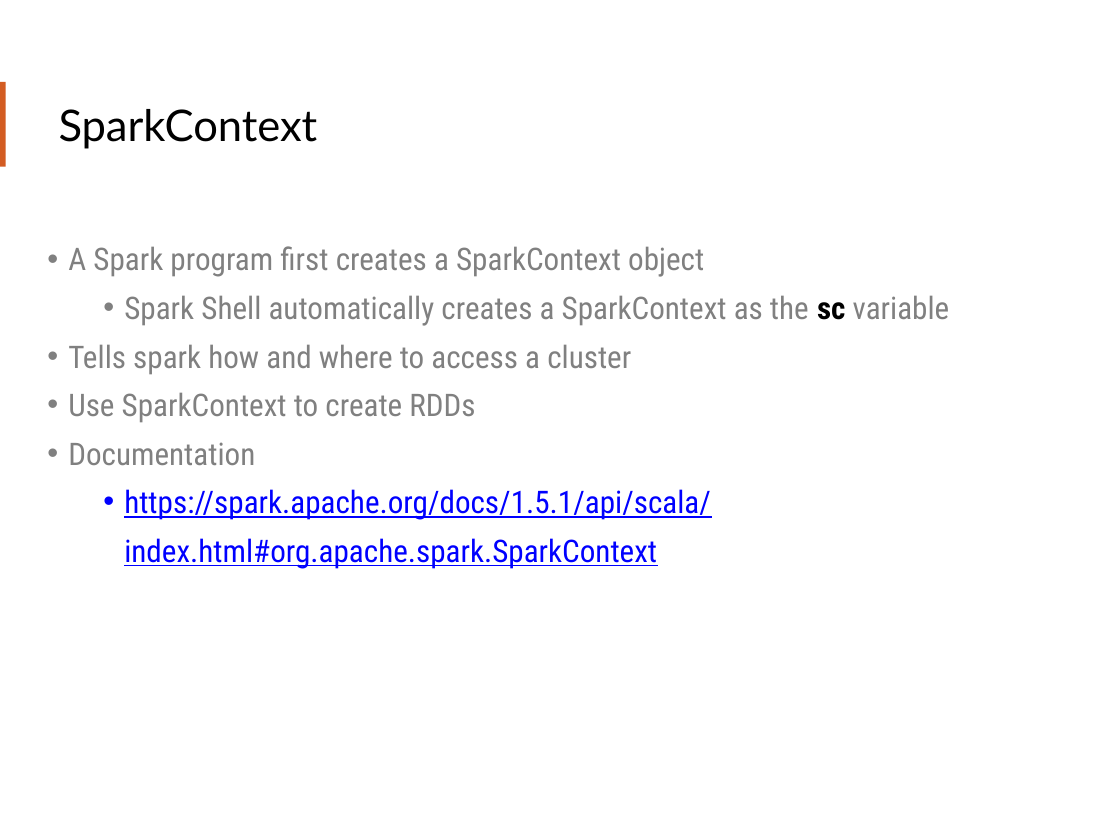
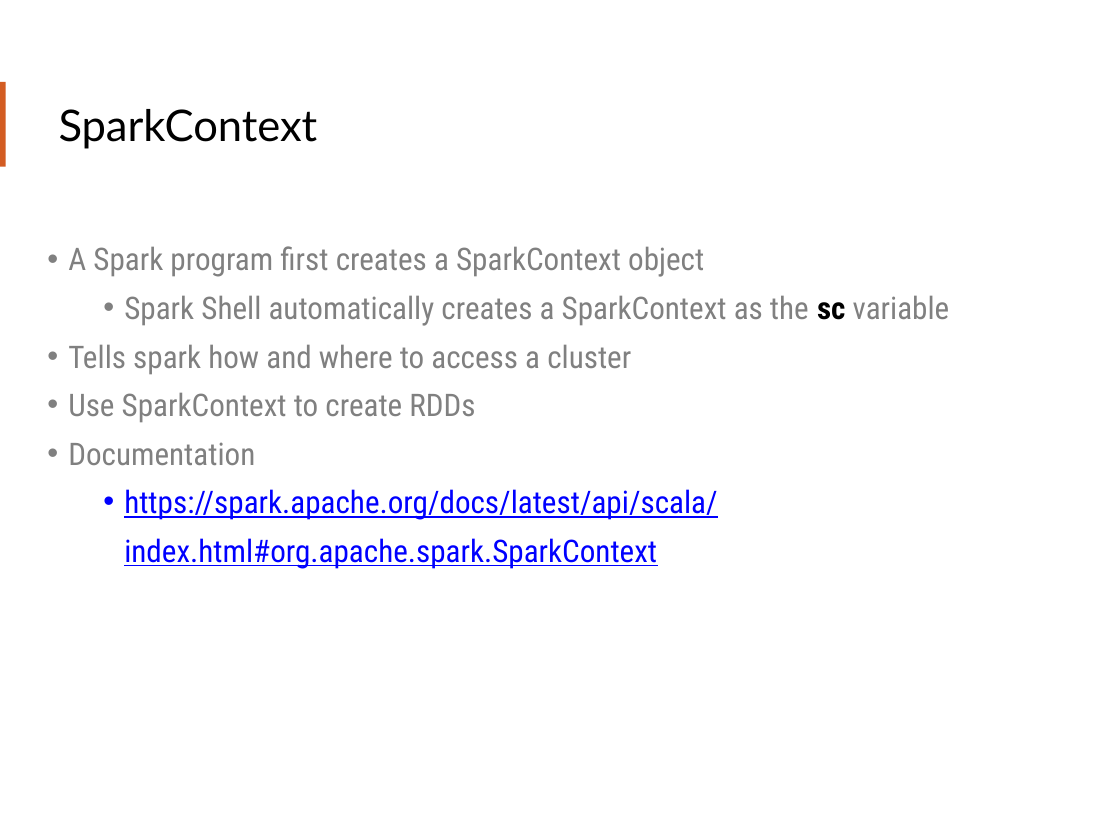
Before and after one commit to teamclairvoyant/intro-to-spark, a slide deck: slide 25 of Intro to Apache Spark Slides.pptx. Drawn at 1120x840 pixels with LibreOffice and Linux fonts; fonts in the diff are those of the drawing. Boxes give left, top, right and bottom in pixels: in the first picture for what was removed or moved away, otherwise in the second. Text is boxed around its words. In the diff, an @@ line names an element or a change of style, - is before the commit and + after.

```diff
--- a/Intro to Apache Spark Slides.pptx
+++ b/Intro to Apache Spark Slides.pptx
@@ text at <box>124,489,717,569</box>: text changed @@
-  • https://spark.apache.org/docs/1.5.1/api/scala/index.html#org.apache.spark.SparkContext
+  • https://spark.apache.org/docs/latest/api/scala/index.html#org.apache.spark.SparkContext
```
Also in this commit, not shown: 37 other slides changed, 1 slide added, 4 other files.
